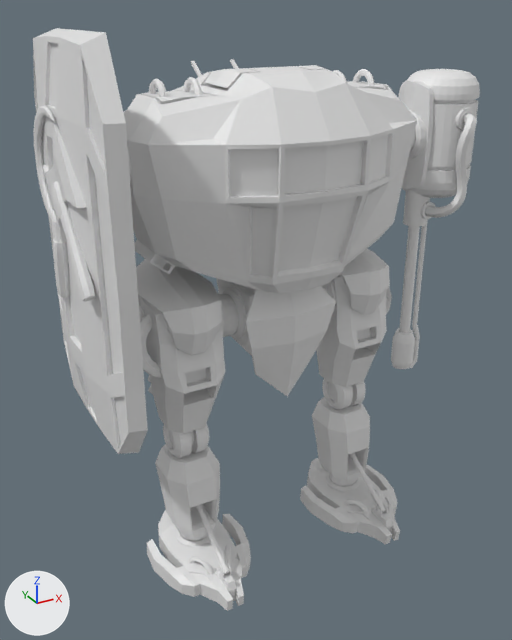
Before and after pictures for a commit that changed the FBX model GameJam/Assets/Models/Mecha/Mecha_Fire_01.fbx.
One viewpoint serves both versions: a 50 mm lens placed at (-1.18, -2.07, 1.91), pointed at (-0.02, 0.05, 0.85). Lighting does not change. The marker at lower left points along +X, +Y and +Z. Where no turn or scale is listed for an object, it has been applied to the vertices.

In view in the first picture: 'Mecha_DEF__FlameThrower_L', 'Mecha_DEF__FlameThrower_L_2', 'Mecha_DEF__FlameThrower_L_3', 'Mecha_DEF__Foot_L', 'Mecha_DEF__Foot_R', 'Mecha_DEF__Head_2', 'Mecha_DEF__Head_3', 'Mecha_DEF__Head_4', 'Mecha_DEF__LowerLeg_L', 'Mecha_DEF__LowerLeg_L_2', 'Mecha_DEF__LowerLeg_R', 'Mecha_DEF__LowerLeg_R_2', 'Mecha_DEF__Shield_R_2', 'Mecha_DEF__Shield_R_3', 'Mecha_DEF__UpperLeg_L', 'Mecha_DEF__UpperLeg_L_2', 'Mecha_DEF__UpperLeg_R', 'Mecha_DEF__UpperLeg_R_2', 'Mecha_DEF__Waist_2'.
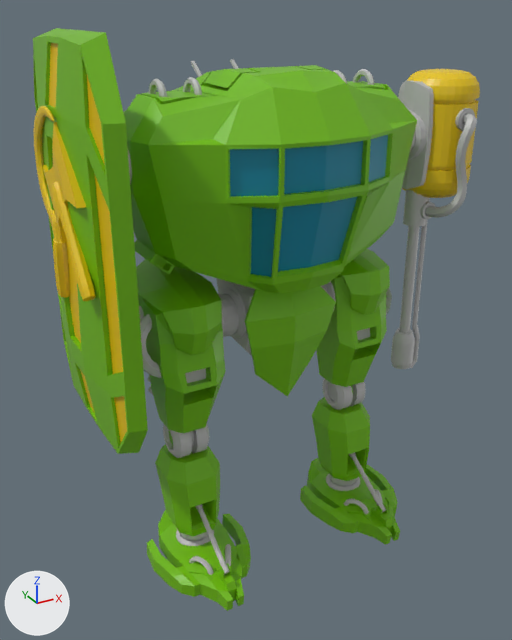
Location of each change, [x1, y1, x2, y2] in pixels of the pictures (512 x 640 px):
'Mecha_DEF__Head_2', recoloured (grey to green): [123, 66, 417, 293] in both
'Mecha_DEF__Shield_R_3', recoloured (grey to green): [33, 28, 148, 454] in both
'Mecha_DEF__Head_4', recoloured (grey to cyan): [230, 135, 388, 277] in both
'Mecha_DEF__Head_3', recoloured (white to green): [141, 65, 417, 281] in both
'Mecha_DEF__Shield_R_2', recoloured (grey to yellow): [33, 43, 127, 443] in both
'Mecha_DEF__Waist_2', recoloured (grey to green): [245, 286, 336, 396] in both
'Mecha_DEF__UpperLeg_R', recoloured (grey to green): [138, 293, 226, 445] in both
'Mecha_DEF__Foot_R', recoloured (white to green): [147, 510, 251, 611] in both
'Mecha_DEF__FlameThrower_L_2', recoloured: [391, 108, 477, 369] in both
'Mecha_DEF__UpperLeg_R_2', recoloured (grey to green): [136, 259, 222, 355] in both
'Mecha_DEF__FlameThrower_L_3', recoloured (grey to yellow): [402, 69, 480, 198] in both
'Mecha_DEF__UpperLeg_L', recoloured (grey to green): [316, 275, 387, 393] in both
'Mecha_DEF__Foot_L', recoloured (grey to green): [300, 458, 400, 545] in both
'Mecha_DEF__LowerLeg_R', recoloured (grey to green): [155, 444, 220, 536] in both
'Mecha_DEF__LowerLeg_L', recoloured (grey to green): [312, 397, 370, 481] in both
'Mecha_DEF__UpperLeg_L_2', recoloured (grey to green): [339, 249, 390, 315] in both
'Mecha_DEF__FlameThrower_L', recoloured: [398, 80, 434, 189] in both
'Mecha_DEF__LowerLeg_R_2', recoloured (grey to green): [155, 463, 220, 508] in both
'Mecha_DEF__LowerLeg_L_2', recoloured (grey to green): [312, 416, 370, 455] in both

Edits to the bpy script that builds the scene:
```text
Change me_mesh_024:
    where me_mesh_024.from_pydata(...)  # 16 vertices, 8 faces; spans x -0.448..-0.24, y -0.155..0.08, z -0.629..-0.535
    add me_mesh_024.materials.append(mat_mecha_def__green)  # green #72bc00
Change me_mesh_030:
    where me_mesh_030.from_pydata(...)  # 92 vertices, 60 faces; spans x -0.46..-0.219, y -0.169..0.165, z -0.446..0.165
    add me_mesh_030.materials.append(mat_mecha_def__green)  # green #72bc00
Change me_mesh_004:
    where me_mesh_004.from_pydata(...)  # 305 vertices, 266 faces; spans x -0.724..-0.642, y -0.35..0.353, z -0.245..0.917
    add me_mesh_004.materials.append(mat_mecha_def__red)  # yellow #e7c300
Change me_mesh_006:
    where me_mesh_006.from_pydata(...)  # 412 vertices, 788 faces; spans x -0.5..0.511, y -0.357..0.481, z 0.164..0.836
    add me_mesh_006.materials.append(mat_mecha_def__green)  # green #72bc00
Change me_mesh_001:
    where me_mesh_001.from_pydata(...)  # 1197 vertices, 1106 faces; spans x 0.466..0.777, y -0.196..0.09, z -0.414..0.679
    add me_mesh_001.materials.append(mat_mecha_def__metal)  # grey #bcbcbc
Change me_mesh_005:
    where me_mesh_005.from_pydata(...)  # 144 vertices, 130 faces; spans x -0.698..-0.594, y -0.361..0.364, z -0.28..0.949
    add me_mesh_005.materials.append(mat_mecha_def__green)  # green #72bc00
Change me_mesh_027:
    where me_mesh_027.from_pydata(...)  # 212 vertices, 190 faces; spans x -0.527..-0.161, y -0.405..0.132, z -0.906..-0.785
    add me_mesh_027.materials.append(mat_mecha_def__green)  # green #72bc00
Change me_mesh:
    where me_mesh.from_pydata(...)  # 48 vertices, 46 faces; spans x 0.585..0.626, y -0.093..0.094, z 0.382..0.765
    add me_mesh.materials.append(mat_mecha_def__metal)  # grey #bcbcbc
Change me_mesh_007:
    where me_mesh_007.from_pydata(...)  # 212 vertices, 80 faces; spans x -0.477..0.488, y -0.272..0.086, z 0.209..0.834
    add me_mesh_007.materials.append(mat_mecha_def__green)  # green #72bc00
Change me_mesh_013:
    where me_mesh_013.from_pydata(...)  # 48 vertices, 36 faces; spans x 0.24..0.448, y -0.155..0.08, z -0.767..-0.475
    add me_mesh_013.materials.append(mat_mecha_def__green)  # green #72bc00
Change me_mesh_002:
    where me_mesh_002.from_pydata(...)  # 608 vertices, 578 faces; spans x 0.6..0.874, y -0.135..0.139, z 0.342..0.796
    add me_mesh_002.materials.append(mat_mecha_def__red)  # yellow #e7c300
Change me_mesh_017:
    where me_mesh_017.from_pydata(...)  # 214 vertices, 191 faces; spans x 0.161..0.527, y -0.405..0.132, z -0.906..-0.785
    add me_mesh_017.materials.append(mat_mecha_def__green)  # green #72bc00
Change me_mesh_023:
    where me_mesh_023.from_pydata(...)  # 48 vertices, 36 faces; spans x -0.448..-0.24, y -0.155..0.08, z -0.767..-0.475
    add me_mesh_023.materials.append(mat_mecha_def__green)  # green #72bc00
Change me_mesh_021:
    where me_mesh_021.from_pydata(...)  # 48 vertices, 46 faces; spans x 0.217..0.473, y -0.19..0.225, z -0.028..0.198
    add me_mesh_021.materials.append(mat_mecha_def__green)  # green #72bc00
Change me_mesh_008:
    where me_mesh_008.from_pydata(...)  # 28 vertices, 8 faces; spans x -0.273..0.285, y -0.337..-0.2, z 0.232..0.644
    add me_mesh_008.materials.append(mat_mecha_def__blue)  # cyan #0085a0
Change me_mesh_011:
    where me_mesh_011.from_pydata(...)  # 24 vertices, 22 faces; spans x -0.18..0.18, y -0.199..-0.12, z -0.282..0.142
    add me_mesh_011.materials.append(mat_mecha_def__green)  # green #72bc00
Change me_mesh_014:
    where me_mesh_014.from_pydata(...)  # 16 vertices, 8 faces; spans x 0.24..0.448, y -0.155..0.08, z -0.629..-0.535
    add me_mesh_014.materials.append(mat_mecha_def__green)  # green #72bc00
Change me_mesh_031:
    where me_mesh_031.from_pydata(...)  # 48 vertices, 46 faces; spans x -0.473..-0.217, y -0.19..0.225, z -0.028..0.198
    add me_mesh_031.materials.append(mat_mecha_def__green)  # green #72bc00
Change me_mesh_020:
    where me_mesh_020.from_pydata(...)  # 156 vertices, 92 faces; spans x 0.219..0.46, y -0.169..0.165, z -0.453..0.165
    add me_mesh_020.materials.append(mat_mecha_def__green)  # green #72bc00
```
